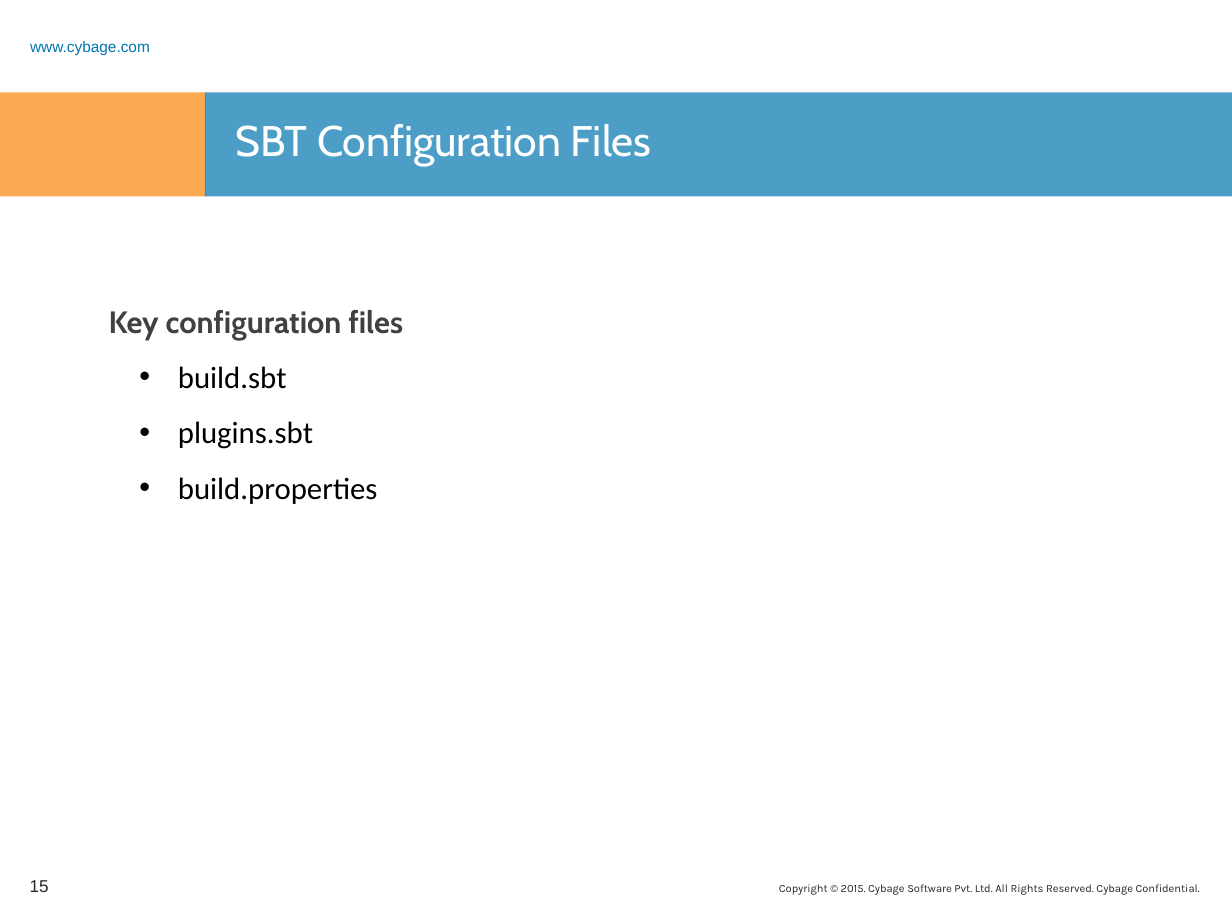
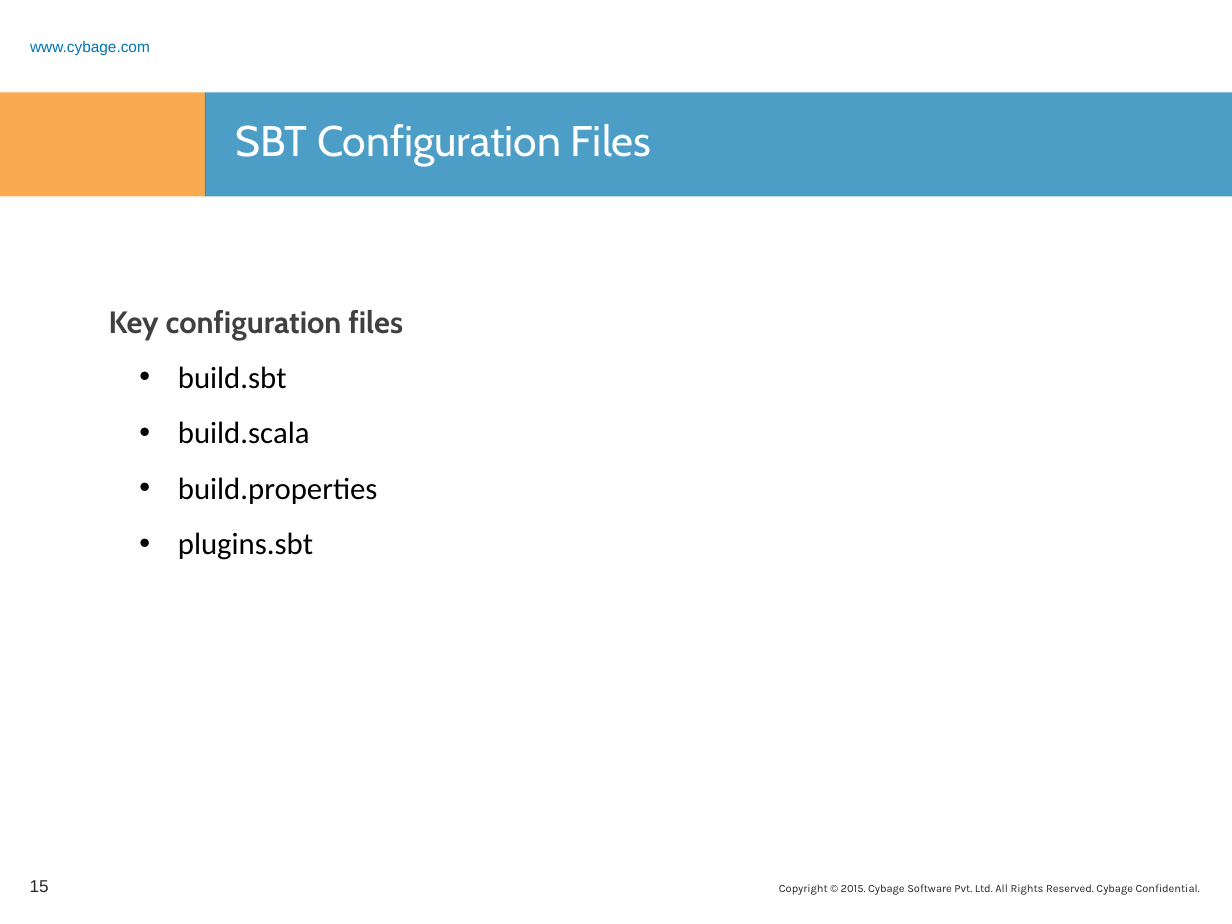
Before and after one commit to rashmitk/Documentation, a slide deck: slide 15 of SBT/SBT.pptx. Drawn at 1232x924 pixels with LibreOffice and Linux fonts; fonts in the diff are those of the drawing; background and template pictures are left out. Boxes give left, top, right and bottom in pixels: in the first picture for what was removed or moved away, otherwise in the second. Text is boxed around its words. In the diff, an @@ line names an element or a change of style, - is before the commit and + after.

```diff
--- a/SBT/SBT.pptx
+++ b/SBT/SBT.pptx
@@ text at bbox=[178, 421, 378, 504]: paragraphs added @@
+  • build.scala
+  • build.properties
```
Also in this commit, not shown: 6 other slides changed, 2 slides added, 25 slides removed, 1 other file.
